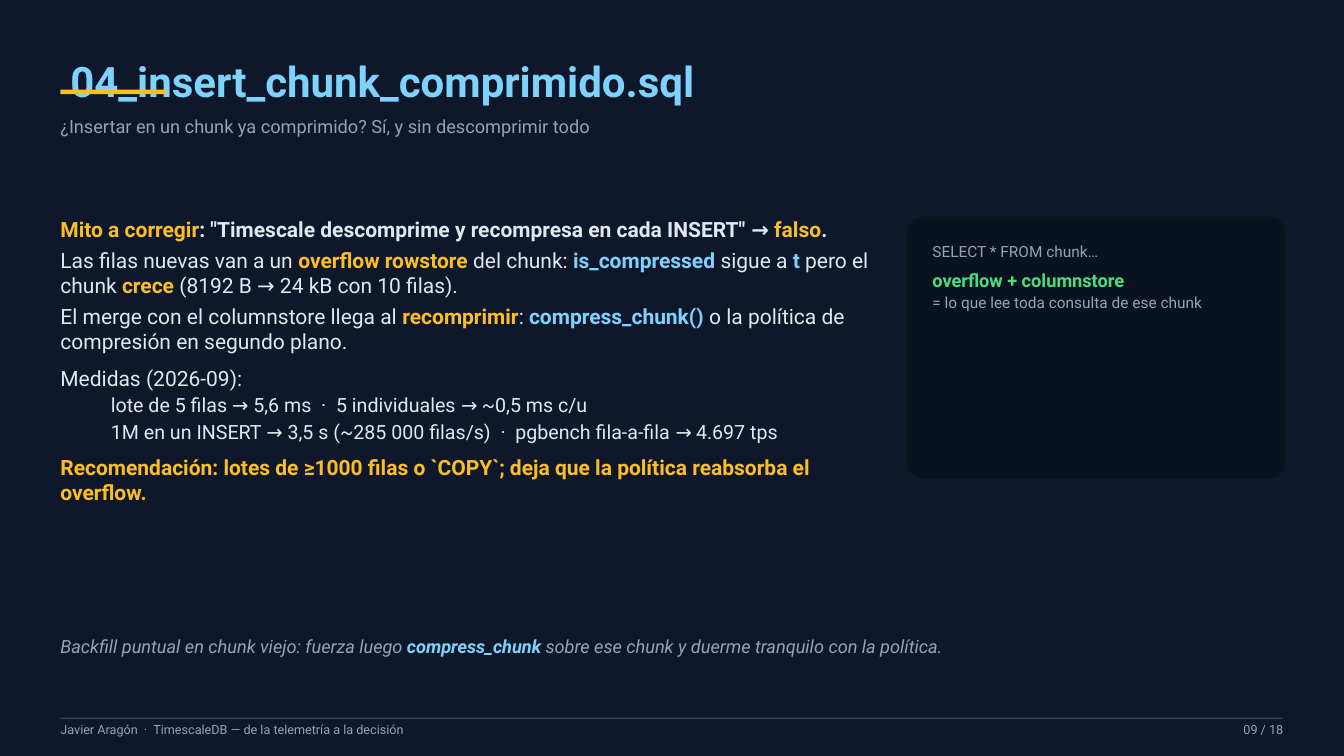
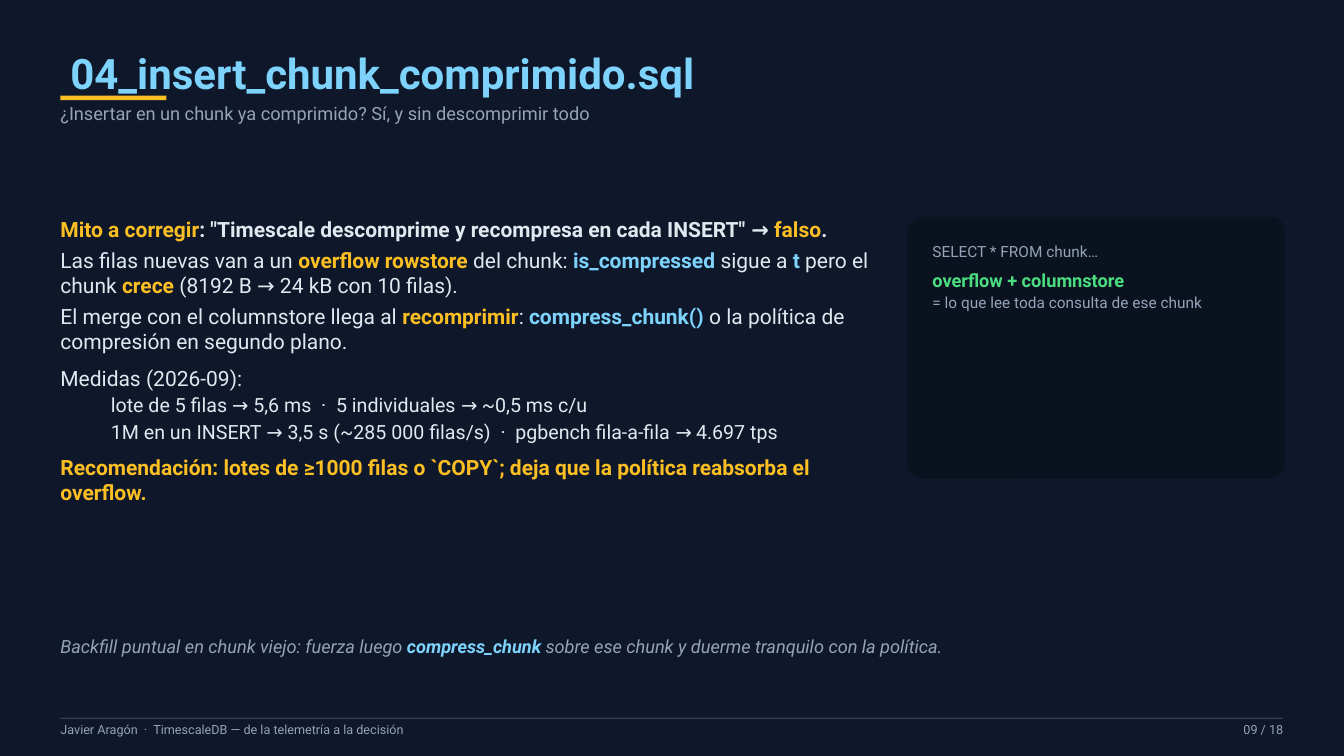
Before and after one commit to xavipuerto/autometrics-demo, a slide deck: slide 9 of presentacion/TimescaleDB-PPT-Javier.pptx. Drawn at 1344x756 pixels with LibreOffice and Linux fonts; fonts in the diff are those of the drawing. Boxes give left, top, right and bottom in pixels: in the first picture for what was removed or moved away, otherwise in the second. Text is boxed around its words. In the diff, an @@ line names an element or a change of style, - is before the commit and + after.

```diff
--- a/presentacion/TimescaleDB-PPT-Javier.pptx
+++ b/presentacion/TimescaleDB-PPT-Javier.pptx
@@ text "04_insert_chunk_comprimido.sql": place and size @@
-text "04_insert_chunk_comprimido.sql" at (70, 65, 694, 106)
+text "04_insert_chunk_comprimido.sql" at (70, 57, 694, 99)
@@ text "¿Insertar en un chunk ya ...": place and size @@
-text "¿Insertar en un chunk ya ..." at (60, 119, 590, 137)
+text "¿Insertar en un chunk ya ..." at (60, 106, 590, 124)
@@ rectangle: place and size @@
-rectangle at (60, 90, 166, 94)
+rectangle at (60, 96, 166, 100)
```
Also in this commit, not shown: 15 other slides changed, 1 other file.
